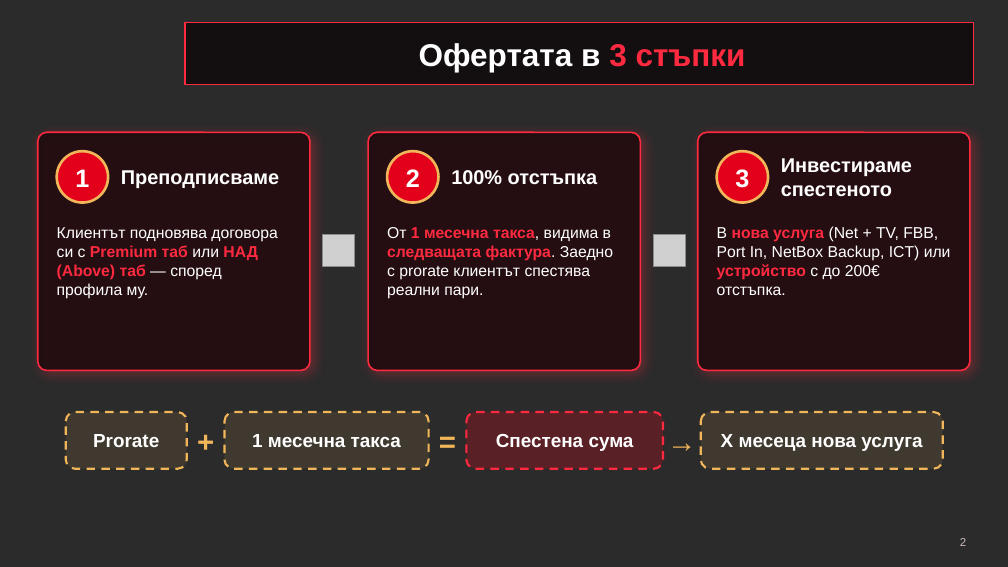
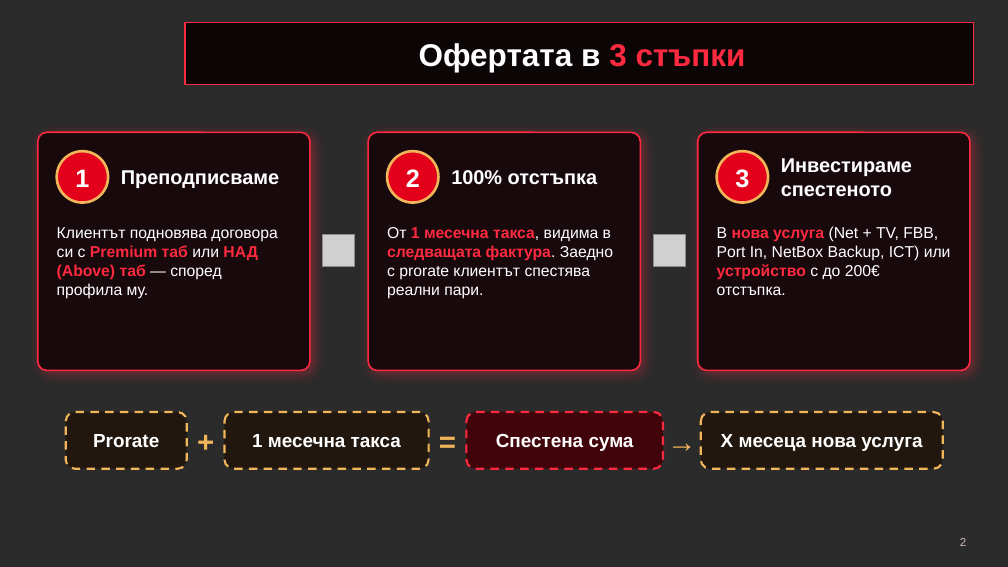
Before and after one commit to kemblix/phonetradebg, a slide deck: slide 2 of Black-Friday-Prepodpisvane.pptx. Drawn at 1008x567 pixels with LibreOffice and Linux fonts; fonts in the diff are those of the drawing; grey boxes stand for pictures; background and template pictures are left out; a plain dark background stands for a picture behind light text. Boxes give left, top, right and bottom in pixels: in the first picture for what was removed or moved away, otherwise in the second. Text is boxed around its words. In the diff, an @@ line names an element or a change of style, - is before the commit and + after.

```diff
--- a/Black-Friday-Prepodpisvane.pptx
+++ b/Black-Friday-Prepodpisvane.pptx
@@ rounded rectangle at (x1=467, y1=412, x2=663, y2=469): fill #E3001B at 25% opacity to #41040B @@
@@ fill #F2B65A at 10% opacity to #22170E in 3 elements at (x1=66, y1=412, x2=187, y2=469), (x1=225, y1=412, x2=429, y2=469), (x1=701, y1=412, x2=943, y2=469) @@
```
Also in this commit, not shown: 14 other slides changed, 1 other file.
